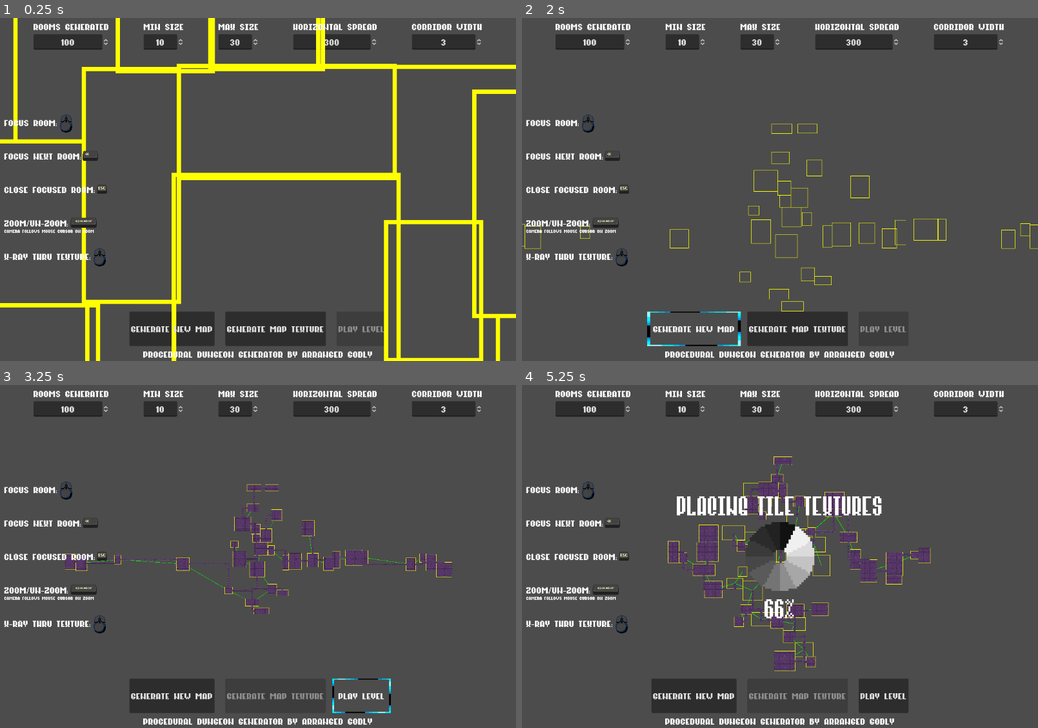
Above: before the commit, frames 1-4 (two rows, left to right).
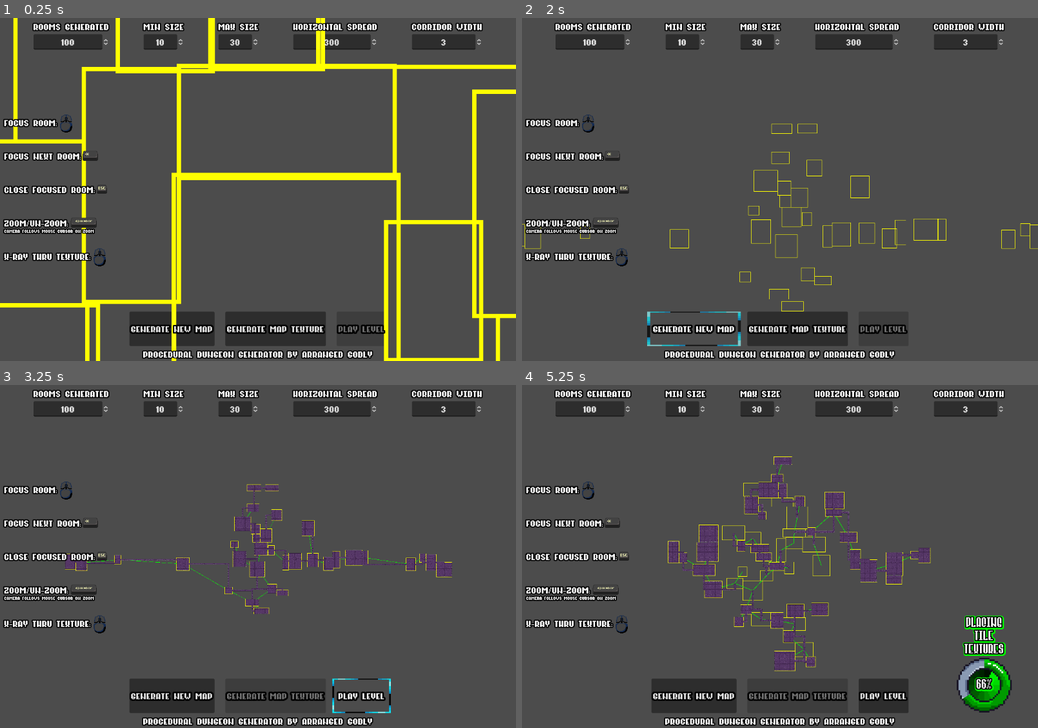
Above: after the commit, the same moments.

Repository: Arrangedgodly/procedural-dungeon
Game: Godot game, scene res://scenes/basic_dungeon.tscn
Two runs of this game, one before a commit and one after it. Both use one fixed random seed, a clock stepped at 60 frames per second and the inputs below.
Inputs:
- Up to frame 1 (0.25 s): no input
- Up to frame 2 (2 s): click "Generate New Map" at 0.5 s; click "Generate New Map" at 1.25 s
- Up to frame 3 (3.25 s): click "Generate Map Texture" at 2 s; click "PLAY LEVEL" at 2.75 s
- Up to frame 4 (5.25 s): click "PLAY LEVEL" at 3.5 s; click "Generate New Map" at 4.25 s; click "Generate Map Texture" at 5 s

The runs differ from the first frame. In frame 1, 3.5% of the frame differs, in the area x 0-94%, y 1-100%; in frame 2, 3.7%; in frame 3, 3.6%; in frame 4, 8.7%, in the area x 0-95%, y 1-100%.

Commit message:
trying to work on the loading icon to be a bit cleaner

Diff:
--- a/resources/mimic.gd
+++ b/resources/mimic.gd
@@ -3,6 +3,9 @@
 
 @export var animated_sprite: AnimatedSprite2D
 @export var collision_shape: CollisionShape2D
+@export var health: int
+@export var speed: int
+@export var damage: int
 
 var hostile: bool
 var is_opened: bool = false
--- a/scenes/basic_dungeon.tscn
+++ b/scenes/basic_dungeon.tscn
@@ -154,12 +154,13 @@
 [node name="UI" parent="CanvasLayer" instance=ExtResource("2_x8pav")]
 
 [node name="Loading" parent="CanvasLayer" instance=ExtResource("16_cklyq")]
-offset_left = 600.0
-offset_top = 400.0
-offset_right = 640.0
-offset_bottom = 440.0
+offset_left = 1075.0
+offset_top = 700.0
+offset_right = 1115.0
+offset_bottom = 740.0
 
 [connection signal="generation_phase_changed" from="." to="CanvasLayer/Loading" method="_on_basic_dungeon_generation_phase_changed"]
+[connection signal="generation_phase_color" from="." to="CanvasLayer/Loading" method="_on_basic_dungeon_generation_phase_color"]
 [connection signal="generation_progress_updated" from="." to="CanvasLayer/Loading" method="_on_basic_dungeon_generation_progress_updated"]
 [connection signal="map_generation_finished" from="." to="CanvasLayer/UI" method="_on_basic_dungeon_map_generation_finished"]
 [connection signal="map_generation_started" from="." to="CanvasLayer/UI" method="_on_basic_dungeon_map_generation_started"]
--- a/scenes/loading.tscn
+++ b/scenes/loading.tscn
@@ -1,8 +1,11 @@
-[gd_scene load_steps=17 format=3 uid="uid://dw0soukv5xxhc"]
+[gd_scene load_steps=20 format=3 uid="uid://dw0soukv5xxhc"]
 
 [ext_resource type="Script" path="res://scripts/loading.gd" id="1_leccu"]
 [ext_resource type="FontFile" uid="uid://bywnabqxhy04y" path="res://assets/fonts/PixelHigh.ttf" id="2_rmk6o"]
 [ext_resource type="Texture2D" uid="uid://b3ksaxfbo0hl7" path="res://assets/ui/32x32_loading9.png" id="3_3er30"]
+[ext_resource type="Texture2D" uid="uid://csukc7245p83s" path="res://assets/ui/32x32 circle bar under.png" id="4_4law8"]
+[ext_resource type="Texture2D" uid="uid://bh3odgymdwx7x" path="res://assets/ui/32x32 circle bar over.png" id="5_ygksx"]
+[ext_resource type="Texture2D" uid="uid://b8aaadcm4ap2r" path="res://assets/ui/32x32 circle bar progress light grey.png" id="6_3ll6w"]
 
 [sub_resource type="AtlasTexture" id="AtlasTexture_6dwou"]
 atlas = ExtResource("3_3er30")
@@ -106,32 +109,50 @@
 [node name="Resource" type="Label" parent="."]
 layout_mode = 2
 offset_left = -96.0
-offset_top = -140.0
-offset_right = 96.0
-offset_bottom = -84.0
+offset_top = -100.0
+offset_right = 35.0
+offset_bottom = 15.0
+theme_override_colors/font_shadow_color = Color(0, 0, 0, 1)
+theme_override_colors/font_outline_color = Color(0, 0, 0, 1)
+theme_override_constants/outline_size = 10
+theme_override_constants/shadow_outline_size = 20
 theme_override_fonts/font = ExtResource("2_rmk6o")
-theme_override_font_sizes/font_size = 64
+theme_override_font_sizes/font_size = 32
+text = "RESOURCE TEXT"
 horizontal_alignment = 1
 vertical_alignment = 1
+autowrap_mode = 3
 
 [node name="AnimatedSprite2D" type="AnimatedSprite2D" parent="."]
-scale = Vector2(5, 5)
+scale = Vector2(3, 3)
 sprite_frames = SubResource("SpriteFrames_xpmli")
 autoplay = "default"
 frame_progress = 0.955868
 
 [node name="TextureProgressBar" type="TextureProgressBar" parent="."]
 layout_mode = 1
-offset_right = 1.0
-offset_bottom = 1.0
+offset_left = -64.0
+offset_top = -64.0
+offset_right = -32.0
+offset_bottom = -32.0
+scale = Vector2(4, 4)
+fill_mode = 4
+texture_under = ExtResource("4_4law8")
+texture_over = ExtResource("5_ygksx")
+texture_progress = ExtResource("6_3ll6w")
 
 [node name="Loading" type="Label" parent="."]
 layout_mode = 2
 offset_left = -96.0
-offset_top = 100.0
+offset_top = -28.0
 offset_right = 96.0
-offset_bottom = 156.0
+offset_bottom = 28.0
+theme_override_colors/font_shadow_color = Color(0, 0, 0, 1)
+theme_override_colors/font_outline_color = Color(0, 0, 0, 1)
+theme_override_constants/outline_size = 10
+theme_override_constants/shadow_outline_size = 20
 theme_override_fonts/font = ExtResource("2_rmk6o")
-theme_override_font_sizes/font_size = 64
+theme_override_font_sizes/font_size = 32
+text = "100%"
 horizontal_alignment = 1
 vertical_alignment = 1
--- a/scenes/ui.tscn
+++ b/scenes/ui.tscn
@@ -148,6 +148,8 @@
 [node name="RoomsGeneratedLabel" type="Label" parent="HBoxContainer/RoomsGenerated"]
 layout_mode = 2
 theme = SubResource("Theme_3wm2g")
+theme_override_colors/font_outline_color = Color(0, 0, 0, 1)
+theme_override_constants/outline_size = 10
 text = "Rooms Generated"
 horizontal_alignment = 1
 
@@ -164,6 +166,8 @@
 [node name="MinSizeLabel" type="Label" parent="HBoxContainer/MinSize"]
 layout_mode = 2
 theme = SubResource("Theme_3wm2g")
+theme_override_colors/font_outline_color = Color(0, 0, 0, 1)
+theme_override_constants/outline_size = 10
 text = "Min Size"
 horizontal_alignment = 1
 
@@ -180,6 +184,8 @@
 [node name="MaxSizeLabel" type="Label" parent="HBoxContainer/MaxSize"]
 layout_mode = 2
 theme = SubResource("Theme_3wm2g")
+theme_override_colors/font_outline_color = Color(0, 0, 0, 1)
+theme_override_constants/outline_size = 10
 text = "Max Size"
 horizontal_alignment = 1
 
@@ -196,6 +202,8 @@
 [node name="HorizontalSpreadLabel" type="Label" parent="HBoxContainer/HorizontalSpread"]
 layout_mode = 2
 theme = SubResource("Theme_3wm2g")
+theme_override_colors/font_outline_color = Color(0, 0, 0, 1)
+theme_override_constants/outline_size = 10
 text = "Horizontal Spread"
 horizontal_alignment = 1
 
@@ -212,6 +220,8 @@
 [node name="CorridorWidthLabel" type="Label" parent="HBoxContainer/CorridorWidth"]
 layout_mode = 2
 theme = SubResource("Theme_3wm2g")
+theme_override_colors/font_outline_color = Color(0, 0, 0, 1)
+theme_override_constants/outline_size = 10
 text = "Corridor Width"
 horizontal_alignment = 1
 
@@ -232,6 +242,7 @@
 [node name="GenerateNewMap" type="Button" parent="HBoxContainer2"]
 layout_mode = 2
 theme = SubResource("Theme_3wm2g")
+theme_override_constants/outline_size = 15
 theme_override_styles/focus = ExtResource("3_18ond")
 theme_override_styles/hover = ExtResource("3_18ond")
 text = "Generate New Map"
@@ -239,6 +250,7 @@
 [node name="GenerateNewTexture" type="Button" parent="HBoxContainer2"]
 layout_mode = 2
 theme = SubResource("Theme_3wm2g")
+theme_override_constants/outline_size = 15
 theme_override_styles/focus = ExtResource("3_18ond")
 theme_override_styles/hover = ExtResource("3_18ond")
 text = "Generate Map Texture"
@@ -246,6 +258,7 @@
 [node name="Play" type="Button" parent="HBoxContainer2"]
 layout_mode = 2
 theme = SubResource("Theme_3wm2g")
+theme_override_constants/outline_size = 15
 theme_override_styles/focus = ExtResource("3_18ond")
 theme_override_styles/hover = ExtResource("3_18ond")
 text = "PLAY LEVEL"
@@ -266,6 +279,8 @@
 [node name="Label" type="Label" parent="VBoxContainer/HBoxContainer"]
 layout_mode = 2
 theme = SubResource("Theme_3wm2g")
+theme_override_colors/font_outline_color = Color(0, 0, 0, 1)
+theme_override_constants/outline_size = 10
 text = "Focus Room:"
 
 [node name="Control" type="Control" parent="VBoxContainer/HBoxContainer"]
@@ -285,6 +300,8 @@
 [node name="Label" type="Label" parent="VBoxContainer/HBoxContainer4"]
 layout_mode = 2
 theme = SubResource("Theme_3wm2g")
+theme_override_colors/font_outline_color = Color(0, 0, 0, 1)
+theme_override_constants/outline_size = 10
 text = "Focus Next Room:"
 
 [node name="Control" type="Control" parent="VBoxContainer/HBoxContainer4"]
@@ -303,6 +320,8 @@
 [node name="Label" type="Label" parent="VBoxContainer/HBoxContainer3"]
 layout_mode = 2
 theme = SubResource("Theme_3wm2g")
+theme_override_colors/font_outline_color = Color(0, 0, 0, 1)
+theme_override_constants/outline_size = 10
 text = "CLose Focused room:"
 
 [node name="Control" type="Control" parent="VBoxContainer/HBoxContainer3"]
@@ -322,6 +341,8 @@
 [node name="Label" type="Label" parent="VBoxContainer/HBoxContainer5"]
 layout_mode = 2
 theme = SubResource("Theme_3wm2g")
+theme_override_colors/font_outline_color = Color(0, 0, 0, 1)
+theme_override_constants/outline_size = 10
 text = "Zoom/UN-Zoom:"
 
 [node name="Control" type="Control" parent="VBoxContainer/HBoxContainer5"]
@@ -341,6 +362,8 @@
 [node name="Label" type="Label" parent="VBoxContainer/HBoxContainer2"]
 layout_mode = 2
 theme = SubResource("Theme_3wm2g")
+theme_override_colors/font_outline_color = Color(0, 0, 0, 1)
+theme_override_constants/outline_size = 10
 text = "X-RAy thru texture:"
 
 [node name="Control" type="Control" parent="VBoxContainer/HBoxContainer2"]
@@ -360,6 +383,8 @@
 offset_right = 219.0
 offset_bottom = 504.0
 theme = SubResource("Theme_3wm2g")
+theme_override_colors/font_outline_color = Color(0, 0, 0, 1)
+theme_override_constants/outline_size = 10
 theme_override_font_sizes/font_size = 16
 text = "camera follows mouse cursor on zoom"
 
@@ -370,6 +395,8 @@
 offset_right = 867.0
 offset_bottom = 798.0
 theme = SubResource("Theme_3wm2g")
+theme_override_colors/font_outline_color = Color(0, 0, 0, 1)
+theme_override_constants/outline_size = 10
 theme_override_font_sizes/font_size = 32
 text = "Procedural Dungeon Generator by Arranged Godly"
 
--- a/scripts/basic_dungeon.gd
+++ b/scripts/basic_dungeon.gd
@@ -3,6 +3,7 @@
 signal texture_generated
 signal map_generation_started
 signal map_generation_finished
+signal generation_phase_color(new_color: Color)
 signal generation_progress_updated(phase: String, progress: float)
 signal generation_phase_changed(phase: String)
 
@@ -54,6 +55,13 @@
 	"TEXTURES": "Placing Tile Textures",
 	"ITEMS": "Spawning Items"
 }
+const PHASE_COLORS = {
+	"ROOMS": Color.RED,
+	"SETTLING": Color.ORANGE,
+	"CHUNKS": Color.YELLOW,
+	"TEXTURES": Color.GREEN,
+	"ITEMS": Color.BLUE
+}
 const ROOM_BATCH_SIZE = 20
 const CHUNK_SIZE = 64
 const ZOOM_DURATION := 0.8
@@ -682,6 +690,7 @@
 	current_phase = phase
 	items_processed = 0
 	generation_phase_changed.emit(PHASES[phase])
+	generation_phase_color.emit(PHASE_COLORS[phase])
 
 func update_progress() -> void:
 	var progress = float(items_processed) / float(items_to_process) * 100
--- a/scripts/loading.gd
+++ b/scripts/loading.gd
@@ -3,19 +3,32 @@
 @onready var resource: Label = $Resource
 @onready var loading: Label = $Loading
 @onready var texture_progress_bar: TextureProgressBar = $TextureProgressBar
+@onready var spin_wheel: AnimatedSprite2D = $AnimatedSprite2D
+
+var spin_wheel_height
 
 func _ready() -> void:
 	self.hide()
+	spin_wheel_height = spin_wheel.sprite_frames.get_frame_texture("default", 0).get_height() * 5 #Using 5x multiplier to account for the sprite scaling up
+	print("Spin Wheel Height:" + str(spin_wheel_height))
 
 func _on_basic_dungeon_generation_phase_changed(phase: String) -> void:
 	self.show()
 	resource.text = phase
 	resource.position.x = -(resource.size.x / 2)
+	resource.position.y = -(resource.size.y - 25) - (spin_wheel_height / 2)
+	loading.position.x = -(loading.size.x / 2)
+	loading.position.y = -(loading.size.y / 2)
 	texture_progress_bar.value = 0
 
 func _on_basic_dungeon_generation_progress_updated(phase: String, progress: float) -> void:
 	texture_progress_bar.value = progress
 	loading.text = str(round(progress)) + "%"
-	loading.position.x = -(loading.size.x / 2)
 	if progress == 100:
 		self.hide()
+
+func _on_basic_dungeon_generation_phase_color(new_color: Color) -> void:
+	loading.set("theme_override_colors/font_shadow_color", new_color)
+	resource.set("theme_override_colors/font_shadow_color", new_color)
+	spin_wheel.modulate = new_color
+	texture_progress_bar.tint_progress = new_color
--- /dev/null
+++ b/shaders/test.gdshader
@@ -0,0 +1,52 @@
+shader_type spatial;
+render_mode unshaded,blend_mix,depth_prepass_alpha,cull_disabled,specular_disabled;
+uniform sampler2D sprite_texture : source_color, filter_linear;
+
+uniform vec4 line_color : source_color = vec4(1.0,1.0,1.0,1.0); // Glow or outline color
+uniform float glowSize: hint_range(0.0, 300) = 15.0; // Size of glow
+uniform int glowDensity: hint_range(0, 30) = 3; // How many stamps to repeat in one direction
+uniform int glowRadialCoverage: hint_range(0, 32) = 4; // How many directions to spread out
+uniform float glowAngle: hint_range(0.0, 6.28) = 1.57; // The starting angle. More important if you want to use this as a trail.
+uniform float glowSharpness: hint_range(0.0, 5.0) = 1.0; // Effect how quickly stamps become transparent as they move out
+uniform float alphaThreshold: hint_range(0.0, 1.0) =  0.2; // Alpha level a pixel should be considered a glow
+
+//Goes through every single pixle and does thing
+void fragment() {
+	vec4 col = texture(sprite_texture, UV); // Gets color at uv position of pixel
+
+	// Sets source image as default pixel
+	ALBEDO = col.rgb;
+	ALPHA = col.a;
+
+	vec2 pixel_size = 1.0 / vec2(textureSize(sprite_texture, 0)); // Set pixel size
+	float alph = 0.0; // Start with a 0 alpha to add to with each check
+	for (int i = 0; i < glowRadialCoverage; i++) { // Goes around in a circle
+		for (int j = 0; j < glowDensity; j++) { // Extends out
+			float radians360 = 6.28;
+			// The angle from which to grab pixel information
+			float angle = (radians360 / float(glowRadialCoverage))*float(i+1) + glowAngle;
+			// The distance to reach to grab pixel information
+			float dist = glowSize * float(j + 1) / float(glowDensity);
+			// Pixel coordinate to grab
+			vec2 pixel_coor = vec2( sin(angle) , cos(angle) );
+			// Gets the pixel based on the previous information
+    		vec4 tex = texture(sprite_texture, UV + pixel_coor * pixel_size * dist);
+
+			// Sharpness. If you don't care about this, enable the next line and delete the next 3
+			//alph += tex.a * line_color.a;
+			float distFrom = float(glowDensity-j) / float(glowDensity); // Distance iteration number (how far out)
+			float sharpness = mix(0.0, 1.0, pow(distFrom, glowSharpness) ); // Figure out sharpness level, interplote with distance and Glow Sharpness modifier
+			alph += (tex.a * line_color.a) * sharpness; // Apply sharpness
+		}
+	}
+
+	// Adds outline if this part of the image is transparent
+	if (ALPHA < alphaThreshold){
+		ALBEDO = line_color.rgb;
+		ALPHA = alph;
+	}
+
+	// Enabling this line will cut out the image and leave the outline
+	//ALPHA -= col.a * 10.0;
+	// if you set blend to add, and set this as a second pass, you'll get a better glow effect
+}
--- a/styles/button_hover.tres
+++ b/styles/button_hover.tres
@@ -20,3 +20,4 @@
 texture = SubResource("AnimatedTexture_xqkut")
 expand_margin_left = 10.0
 expand_margin_right = 10.0
+modulate_color = Color(1, 1, 1, 0.705882)
Binary file added: assets/sprites/enemies/Boss Mimic/APPEAR.png
Not shown, added: assets/sprites/enemies/Boss Mimic/APPEAR.png.import
Binary file added: assets/sprites/enemies/Boss Mimic/ATTACK.png
Not shown, added: assets/sprites/enemies/Boss Mimic/ATTACK.png.import
Binary file added: assets/sprites/enemies/Boss Mimic/DEATH.png
Not shown, added: assets/sprites/enemies/Boss Mimic/DEATH.png.import
Binary file added: assets/sprites/enemies/Boss Mimic/HURT.png
Not shown, added: assets/sprites/enemies/Boss Mimic/HURT.png.import
Binary file added: assets/sprites/enemies/Boss Mimic/IDLE.png
Not shown, added: assets/sprites/enemies/Boss Mimic/IDLE.png.import
Binary file added: assets/sprites/enemies/Boss Mimic/WALK.png
Not shown, added: assets/sprites/enemies/Boss Mimic/WALK.png.import
(and 17 more such lines)
